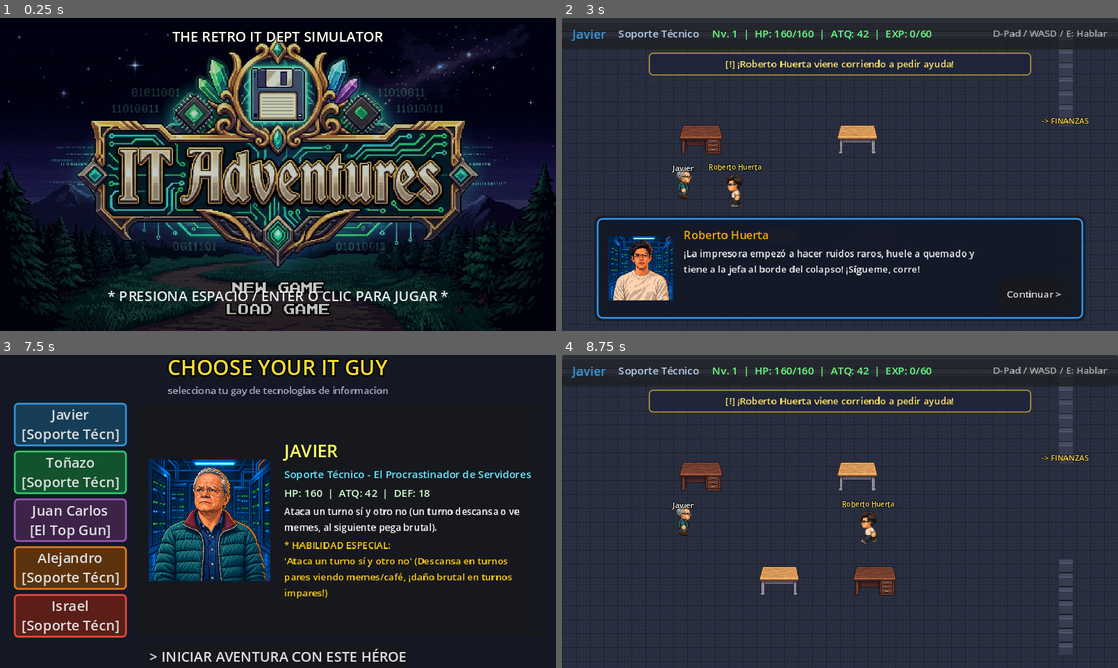
Above: before the commit, frames 1-4 (two rows, left to right).
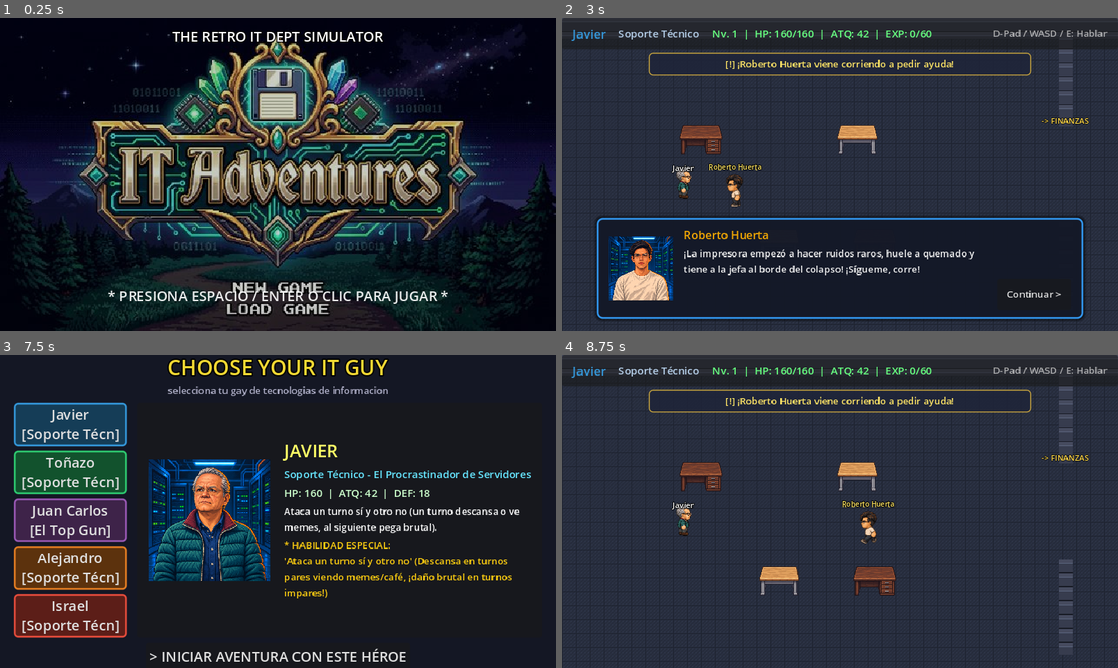
Above: after the commit, the same moments.

Repository: nevalova/it-adventures
Game: Godot game, scene res://scenes/title_screen.tscn
Two runs of this game, one before a commit and one after it. Both use one fixed random seed, a clock stepped at 60 frames per second and the inputs below.
Inputs (mouse positions are in pixels of both pictures, inside the frame that each line leads up to):
- Up to frame 1 (0.25 s): no input
- Up to frame 2 (3 s): tap Space at 0.5, 0.6, 2.85 s; move the mouse to (962, 158) at 0.52 s; hold Right (ui_right) 0.53-1.25 s; click (962, 158) at 0.67 s; tap Enter (ui_accept) at 0.77 s; click "> INICIAR AVENTURA CON ESTE H…" at 1.25 s; drag from (728, 190) to (867, 193) at 2.02 s; move the mouse to (895, 105) at 2.77 s; hold Right (ui_right) from 2.78 s (still down)
- Up to frame 3 (7.5 s): release Right (ui_right) at 3.5 s; click "Continuar >" at 3.5 s; click "^" at 4.25 s; click "v" at 5 s; click "<" at 5.75 s; click ">" at 6.5 s; click "[*] Cambiar IT Guy" at 7.25 s
- Up to frame 4 (8.75 s): click "> INICIAR AVENTURA CON ESTE H…" at 8 s

The runs differ from the first frame. In frame 1, 15% of the frame differs, in the area x 0-100%, y 2-100%; in frame 2, 0.2%; in frame 3, 1.1%; in frame 4, less than 0.1%.

Commit message:
Optimize loading speed: reduce index.pck from 42MB to 7.6MB, add threaded background preloader and Cyber Retro Web loader

Diff:
--- a/scenes/overworld.tscn
+++ b/scenes/overworld.tscn
@@ -9,7 +9,6 @@
 [ext_resource type="Texture2D" path="res://assets/characters/usuaria_spritesheet.png" id="9_usuaria_spr"]
 [ext_resource type="Texture2D" path="res://assets/props/desk_light.png" id="11_desk_light"]
 [ext_resource type="Texture2D" path="res://assets/props/desk_office.png" id="12_desk_office"]
-[ext_resource type="Texture2D" path="res://assets/characters/novato_spritesheet.png" id="16_novato_spr"]
 [ext_resource type="Texture2D" path="res://assets/characters/dragon_boss_spritesheet.png" id="17_dragon_spr"]
 
 [sub_resource type="RectangleShape2D" id="RectangleShape2D_wall_h"]
--- a/scripts/battle.gd
+++ b/scripts/battle.gd
@@ -101,6 +101,7 @@
 	btn_target_h2.pressed.connect(func(): _apply_dia_libre_to_target(2))
 	btn_target_h3.pressed.connect(func(): _apply_dia_libre_to_target(3))
 	btn_target_cancel.pressed.connect(_on_target_cancel_pressed)
+	GameManager.preload_scene("res://scenes/overworld.tscn")
 
 func setup_battle():
 	javier_first_attack = true
@@ -594,7 +595,7 @@
 	set_log("¡El equipo de IT huyó al comedor a comer donas!")
 	is_battle_over = true
 	await get_tree().create_timer(1.2).timeout
-	get_tree().change_scene_to_file("res://scenes/overworld.tscn")
+	GameManager.change_scene_instant(get_tree(), "res://scenes/overworld.tscn")
 
 func play_attack_anim(spr: Sprite2D):
 	if not spr:
@@ -1037,13 +1038,13 @@
 		set_log("[LEVEL UP!] ¡%s subió de nivel! (+25 HP Max, +6 ATQ, +4 DEF, HP restaurado)" % ", ".join(names))
 
 	await get_tree().create_timer(2.2).timeout
-	get_tree().change_scene_to_file("res://scenes/overworld.tscn")
+	GameManager.change_scene_instant(get_tree(), "res://scenes/overworld.tscn")
 
 func game_over():
 	is_battle_over = true
 	set_log("[KO] GAME OVER: Caída catastrófica de servidores. Todo IT fue despedido.")
 	await get_tree().create_timer(2.0).timeout
-	get_tree().change_scene_to_file("res://scenes/character_select.tscn")
+	GameManager.change_scene_instant(get_tree(), "res://scenes/character_select.tscn")
 
 func set_log(text: String):
 	log_label.text = text
--- a/scripts/character_select.gd
+++ b/scripts/character_select.gd
@@ -15,6 +15,8 @@
 var current_selected_id = "javier"
 
 func _ready():
+	GameManager.preload_scene("res://scenes/overworld.tscn")
+	GameManager.preload_scene("res://scenes/battle.tscn")
 	setup_cards()
 	update_preview(current_selected_id)
 	select_button.pressed.connect(_on_confirm_selection)
@@ -69,4 +71,4 @@
 	GameManager.intro_cutscene_done = false
 	GameManager.office_cutscene_done = false
 	GameManager.player_saved_position = Vector2(140, 200)
-	get_tree().change_scene_to_file("res://scenes/overworld.tscn")
+	GameManager.change_scene_instant(get_tree(), "res://scenes/overworld.tscn")
--- a/scripts/game_manager.gd
+++ b/scripts/game_manager.gd
@@ -186,7 +186,45 @@
 			})
 	return level_ups
 
+# Background Preloading System
+var preloaded_scenes: Dictionary = {}
+
+func preload_scene(path: String) -> void:
+	if preloaded_scenes.has(path):
+		return
+	if ResourceLoader.has_cached(path):
+		preloaded_scenes[path] = ResourceLoader.load(path)
+		return
+	var status = ResourceLoader.load_threaded_get_status(path)
+	if status == ResourceLoader.THREAD_LOAD_INVALID_RESOURCE:
+		ResourceLoader.load_threaded_request(path)
+
+func get_preloaded_scene(path: String) -> PackedScene:
+	if preloaded_scenes.has(path):
+		return preloaded_scenes[path]
+	var status = ResourceLoader.load_threaded_get_status(path)
+	if status == ResourceLoader.THREAD_LOAD_LOADED:
+		var scene = ResourceLoader.load_threaded_get(path) as PackedScene
+		preloaded_scenes[path] = scene
+		return scene
+	# Fallback synchronous load if threaded load has not finished
+	var scene = load(path) as PackedScene
+	preloaded_scenes[path] = scene
+	return scene
+
+func change_scene_instant(tree: SceneTree, path: String) -> void:
+	var packed = get_preloaded_scene(path)
+	if packed != null:
+		tree.change_scene_to_packed(packed)
+	else:
+		tree.change_scene_to_file(path)
+
 func _ready():
+	# Iniciar precarga asincrona en segundo plano de las escenas principales
+	preload_scene("res://scenes/character_select.tscn")
+	preload_scene("res://scenes/overworld.tscn")
+	preload_scene("res://scenes/battle.tscn")
+
 	# Party por defecto con los héroes principales
 	init_party("javier")
 
--- a/scripts/overworld.gd
+++ b/scripts/overworld.gd
@@ -99,6 +99,8 @@
 var current_interactable: String = ""
 
 func _ready():
+	GameManager.preload_scene("res://scenes/battle.tscn")
+	GameManager.preload_scene("res://scenes/character_select.tscn")
 	$Player/Camera2D.make_current()
 	var leader = GameManager.get_leader_data()
 	hud_hero_name.text = leader["name"]
@@ -114,7 +116,7 @@
 	hud_hero_name.modulate = leader["color"]
 
 	btn_switch.pressed.connect(func():
-		get_tree().change_scene_to_file("res://scenes/character_select.tscn")
+		GameManager.change_scene_instant(get_tree(), "res://scenes/character_select.tscn")
 	)
 
 	btn_demo_modal.pressed.connect(func():
@@ -123,7 +125,7 @@
 
 	btn_restart_demo.pressed.connect(func():
 		GameManager.reset_game()
-		get_tree().change_scene_to_file("res://scenes/character_select.tscn")
+		GameManager.change_scene_instant(get_tree(), "res://scenes/character_select.tscn")
 	)
 
 	btn_close_modal.pressed.connect(func():
@@ -370,7 +372,7 @@
 		GameManager.player_saved_position = player.global_position
 		GameManager.current_enemy_id = enemy_id
 		GameManager.current_enemy_data = enemy_spec
-		get_tree().change_scene_to_file("res://scenes/battle.tscn")
+		GameManager.change_scene_instant(get_tree(), "res://scenes/battle.tscn")
 
 	_show_next_in_queue()
 
@@ -608,7 +610,7 @@
 			"DONDE ESTA MI DRAGON IMPRESO EN 3D"
 		]
 	}
-	get_tree().change_scene_to_file("res://scenes/battle.tscn")
+	GameManager.change_scene_instant(get_tree(), "res://scenes/battle.tscn")
 
 func _open_demo_modal():
 	var leader = GameManager.get_leader_data()
@@ -732,7 +734,7 @@
 		]
 	}
 	GameManager.current_enemy_data = spec
-	get_tree().change_scene_to_file("res://scenes/battle.tscn")
+	GameManager.change_scene_instant(get_tree(), "res://scenes/battle.tscn")
 
 func _show_next_in_queue():
 	if dialog_queue.is_empty():
--- a/scripts/title_screen.gd
+++ b/scripts/title_screen.gd
@@ -3,6 +3,10 @@
 @onready var prompt_label = $PromptLabel
 
 var blink_timer: float = 0.0
+
+func _ready():
+	GameManager.preload_scene("res://scenes/character_select.tscn")
+	GameManager.preload_scene("res://scenes/overworld.tscn")
 
 func _process(delta):
 	blink_timer += delta * 4.0
@@ -13,4 +17,4 @@
 	or (event is InputEventKey and event.pressed and (event.keycode == KEY_SPACE or event.keycode == KEY_ENTER)) \
 	or (event is InputEventMouseButton and event.pressed and event.button_index == MOUSE_BUTTON_LEFT) \
 	or (event is InputEventScreenTouch and event.pressed):
-		get_tree().change_scene_to_file("res://scenes/character_select.tscn")
+		GameManager.change_scene_instant(get_tree(), "res://scenes/character_select.tscn")
Binary file removed: assets/bug_enemy.png
Not shown, removed: assets/bug_enemy.png.import
Binary file changed: assets/characters/alejandro_portrait.png
Binary file changed: assets/characters/alejandro_spritesheet.png
Binary file removed: assets/characters/becario_portrait.png
Not shown, removed: assets/characters/becario_portrait.png.import
Binary file removed: assets/characters/carlos_portrait.png
Not shown, removed: assets/characters/carlos_portrait.png.import
Binary file removed: assets/characters/don_ramiro_portrait.png
Not shown, removed: assets/characters/don_ramiro_portrait.png.import
Binary file changed: assets/characters/dragon_boss_battle_spritesheet.png
Binary file changed: assets/characters/dragon_boss_portrait.png
(and 75 more such lines)
